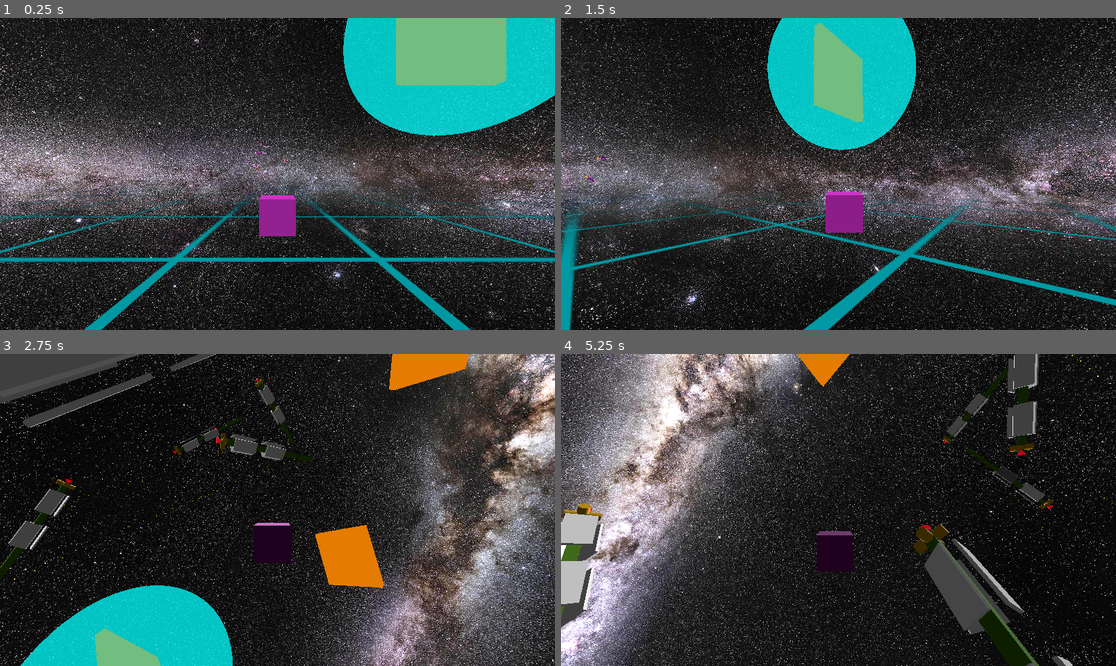
Above: before the commit, frames 1-4 (two rows, left to right).
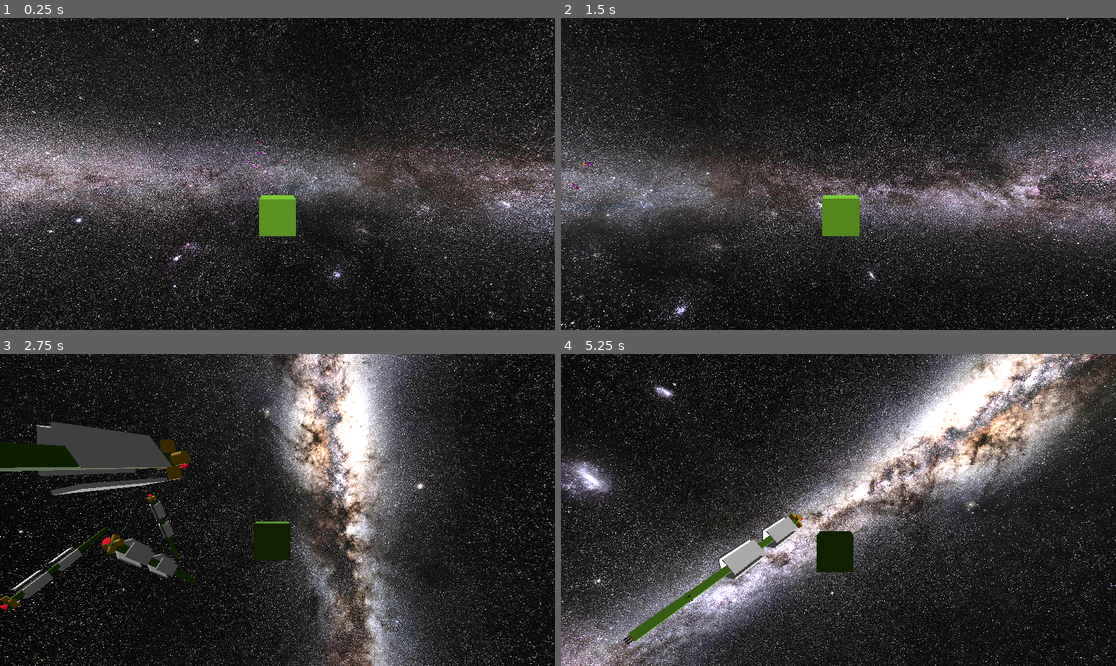
Above: after the commit, the same moments.

Repository: david-andrew/Aberration
Game: Godot game, scene res://battle1.tscn
The game is run twice, just before and just after one commit, with the same random seed, the same clock (stepped at 60 frames per second) and the same inputs. Before the commit the project starts from res://world.tscn.
Inputs:
- Up to frame 1 (0.25 s): no input
- Up to frame 2 (1.5 s): hold Right (right) 0.53-1.28 s; hold A (a) 0.53-1.28 s; tap D (d) at 0.8, 1.35 s; hold Down (down) from 1.28 s (still down)
- Up to frame 3 (2.75 s): tap E (e) at 1.55 s; release Down (down) at 2.03 s; hold Right (right) from 2.03 s (still down); hold E (e) from 2.03 s (still down); tap Q (q) at 2.3 s
- Up to frame 4 (5.25 s): release Right (right) at 2.78 s; release E (e) at 2.78 s; hold Up (up) 2.78-3.53 s; tap Q (q) at 2.85 s; tap S (s) at 3.05 s; hold S (s) 3.53-4.28 s; hold Left (left) 3.53-5.03 s; tap W (w) at 3.8, 4.35 s; tap A (a) at 4.55 s; hold Down (down) from 5.03 s (still down); hold A (a) from 5.03 s (still down)

The runs differ from the first frame. In frame 1, 18% of the frame differs, in the area x 0-100%, y 0-100%; in frame 2, 50%; in frame 3, 67%; in frame 4, 72%.

Commit message:
made main level

Diff:
--- /dev/null
+++ b/battle1.tscn
@@ -0,0 +1,140 @@
+[gd_scene load_steps=15 format=3 uid="uid://drsd5vj2thux6"]
+
+[ext_resource type="PackedScene" uid="uid://comag3ftrfm87" path="res://scenes/large_ship.tscn" id="1_5hilv"]
+[ext_resource type="PackedScene" uid="uid://ct218m1oc85t8" path="res://scenes/team_id.tscn" id="2_cx55h"]
+[ext_resource type="Script" path="res://scripts/Ship.gd" id="3_vo04j"]
+[ext_resource type="Script" path="res://scripts/CameraTarget.gd" id="4_t0uf7"]
+[ext_resource type="PackedScene" uid="uid://bwxo76t5hck46" path="res://scenes/health.tscn" id="5_wc5xr"]
+[ext_resource type="PackedScene" uid="uid://x6kwsu00lfq2" path="res://scenes/laser.tscn" id="6_ccb4i"]
+[ext_resource type="Texture2D" uid="uid://b1tg053uv0ffy" path="res://assets/textures/MilkeyWay.jpg" id="7_xbw4l"]
+[ext_resource type="Script" path="res://scripts/ChaseCamera.gd" id="9_stex2"]
+
+[sub_resource type="BoxShape3D" id="BoxShape3D_278ud"]
+
+[sub_resource type="StandardMaterial3D" id="StandardMaterial3D_t4b5v"]
+albedo_color = Color(0.55, 0, 0.534, 1)
+
+[sub_resource type="BoxMesh" id="BoxMesh_l6wpm"]
+material = SubResource("StandardMaterial3D_t4b5v")
+
+[sub_resource type="PanoramaSkyMaterial" id="PanoramaSkyMaterial_6eqga"]
+panorama = ExtResource("7_xbw4l")
+
+[sub_resource type="Sky" id="Sky_u6aip"]
+sky_material = SubResource("PanoramaSkyMaterial_6eqga")
+
+[sub_resource type="Environment" id="Environment_4wuuw"]
+background_mode = 2
+background_energy_multiplier = 2.0
+sky = SubResource("Sky_u6aip")
+ambient_light_source = 2
+ambient_light_color = Color(1, 1, 1, 1)
+ambient_light_energy = 0.05
+
+[node name="World" type="Node3D"]
+
+[node name="LargeShip" parent="." instance=ExtResource("1_5hilv")]
+transform = Transform3D(0.965926, -7.45058e-09, 0.258819, 0.0669873, 0.965926, -0.25, -0.25, 0.258819, 0.933013, -149.93, 52.3459, -1359.73)
+
+[node name="TeamID" parent="LargeShip" instance=ExtResource("2_cx55h")]
+
+[node name="LargeShip5" parent="." instance=ExtResource("1_5hilv")]
+transform = Transform3D(0.965926, 0, 0.258819, 0, 1, 0, -0.258819, 0, 0.965926, -231.153, 99.0077, -1609)
+
+[node name="TeamID" parent="LargeShip5" instance=ExtResource("2_cx55h")]
+
+[node name="LargeShip6" parent="." instance=ExtResource("1_5hilv")]
+transform = Transform3D(0.5, 0, -0.866025, 0, 1, 0, 0.866025, 0, 0.5, -131.153, 168.008, -1609)
+
+[node name="TeamID" parent="LargeShip6" instance=ExtResource("2_cx55h")]
+
+[node name="LargeShip7" parent="." instance=ExtResource("1_5hilv")]
+transform = Transform3D(0.433013, 0.5, -0.75, -0.25, 0.866025, 0.433013, 0.866025, 0, 0.5, -131.153, 251.685, -1739.91)
+
+[node name="TeamID" parent="LargeShip7" instance=ExtResource("2_cx55h")]
+
+[node name="LargeShip8" parent="." instance=ExtResource("1_5hilv")]
+transform = Transform3D(0.808013, 0.433013, -0.399519, -0.25, 0.866025, 0.433013, 0.533494, -0.25, 0.808013, 40.8468, -9.99228, -2033.37)
+
+[node name="TeamID" parent="LargeShip8" instance=ExtResource("2_cx55h")]
+
+[node name="LargeShip2" parent="." instance=ExtResource("1_5hilv")]
+transform = Transform3D(0.965926, 0, -0.258819, 0, 1, 0, 0.258819, 0, 0.965926, 61.8468, 99.0077, -1498)
+
+[node name="TeamID" parent="LargeShip2" instance=ExtResource("2_cx55h")]
+
+[node name="LargeShip9" parent="." instance=ExtResource("1_5hilv")]
+transform = Transform3D(0.866026, 0, -0.5, 0, 1, 0, 0.5, 0, 0.866026, 61.8468, 240.008, -79.4564)
+
+[node name="TeamID" parent="LargeShip9" instance=ExtResource("2_cx55h")]
+team = 0
+
+[node name="LargeShip10" parent="." instance=ExtResource("1_5hilv")]
+transform = Transform3D(-0.5, -3.08008e-09, -0.866025, 0.224144, 0.965926, -0.129409, 0.836516, -0.258819, -0.482963, 61.8468, 240.008, 201.544)
+
+[node name="TeamID" parent="LargeShip10" instance=ExtResource("2_cx55h")]
+team = 0
+
+[node name="LargeShip11" parent="." instance=ExtResource("1_5hilv")]
+transform = Transform3D(-0.974444, 0.224144, -0.0147546, 0.224144, 0.965926, -0.129409, -0.0147546, -0.129409, -0.991481, 61.8468, 274.008, 104.544)
+
+[node name="TeamID" parent="LargeShip11" instance=ExtResource("2_cx55h")]
+team = 0
+
+[node name="LargeShip12" parent="." instance=ExtResource("1_5hilv")]
+transform = Transform3D(-0.851271, 0.12941, -0.508519, 0.224144, 0.965926, -0.129409, 0.474444, -0.224144, -0.851271, 61.8468, 147.008, 104.544)
+
+[node name="TeamID" parent="LargeShip12" instance=ExtResource("2_cx55h")]
+team = 0
+
+[node name="LargeShip3" parent="." instance=ExtResource("1_5hilv")]
+transform = Transform3D(0.965926, 0, 0.258819, 0, 1, 0, -0.258819, 0, 0.965926, -128.153, -17.9923, 73.5436)
+
+[node name="TeamID" parent="LargeShip3" instance=ExtResource("2_cx55h")]
+team = 0
+
+[node name="LargeShip4" parent="." instance=ExtResource("1_5hilv")]
+transform = Transform3D(1, 0, 0, 0, 1, 0, 0, 0, 1, -14.1532, 46.0077, 9.21161)
+
+[node name="TeamID" parent="LargeShip4" instance=ExtResource("2_cx55h")]
+team = 0
+
+[node name="Player" type="RigidBody3D" parent="."]
+max_contacts_reported = 10
+contact_monitor = true
+angular_damp = 1.0
+script = ExtResource("3_vo04j")
+
+[node name="CollisionShape3D" type="CollisionShape3D" parent="Player"]
+shape = SubResource("BoxShape3D_278ud")
+
+[node name="MeshInstance3D" type="MeshInstance3D" parent="Player"]
+mesh = SubResource("BoxMesh_l6wpm")
+
+[node name="CameraTarget" type="Node3D" parent="Player"]
+transform = Transform3D(1, 0, 0, 0, 1, 0, 0, 0, 1, 0, 1, 5.79877)
+script = ExtResource("4_t0uf7")
+
+[node name="Health" parent="Player" instance=ExtResource("5_wc5xr")]
+MAX_HEALTH = 1000
+
+[node name="Laser" parent="Player" instance=ExtResource("6_ccb4i")]
+
+[node name="TeamID" parent="Player" instance=ExtResource("2_cx55h")]
+team = 0
+
+[node name="DirectionalLight3D" type="DirectionalLight3D" parent="."]
+transform = Transform3D(0.606566, -0.302769, -0.735125, 0.795013, 0.224463, 0.563534, -0.00561274, -0.926254, 0.376857, 0, 1.67446, 0)
+
+[node name="DirectionalLight3D2" type="DirectionalLight3D" parent="."]
+transform = Transform3D(-0.935301, -0.0408648, 0.351485, 0.301389, -0.612465, 0.730788, 0.185409, 0.789441, 0.585156, -1.73873, 1.67446, 0)
+
+[node name="WorldEnvironment" type="WorldEnvironment" parent="."]
+environment = SubResource("Environment_4wuuw")
+
+[node name="ChaseCamera" type="RigidBody3D" parent="." node_paths=PackedStringArray("target")]
+transform = Transform3D(1, 0, 0, 0, 1, 0, 0, 0, 1, 0, 0, 4.71112)
+script = ExtResource("9_stex2")
+target = NodePath("../Player/CameraTarget")
+
+[node name="Camera3D" type="Camera3D" parent="ChaseCamera"]
--- a/project.godot
+++ b/project.godot
@@ -11,7 +11,7 @@
 [application]
 
 config/name="Aberration"
-run/main_scene="res://world.tscn"
+run/main_scene="res://battle1.tscn"
 config/features=PackedStringArray("4.2", "GL Compatibility")
 config/icon="res://icon.svg"
 
--- a/world.tscn
+++ b/world.tscn
@@ -138,6 +138,7 @@
 [node name="Laser" parent="Player" instance=ExtResource("4_c62u1")]
 
 [node name="TeamID" parent="Player" instance=ExtResource("6_pbg1v")]
+team = 0
 
 [node name="DirectionalLight3D" type="DirectionalLight3D" parent="."]
 transform = Transform3D(0.606566, -0.302769, -0.735125, 0.795013, 0.224463, 0.563534, -0.00561274, -0.926254, 0.376857, 0, 1.67446, 0)
